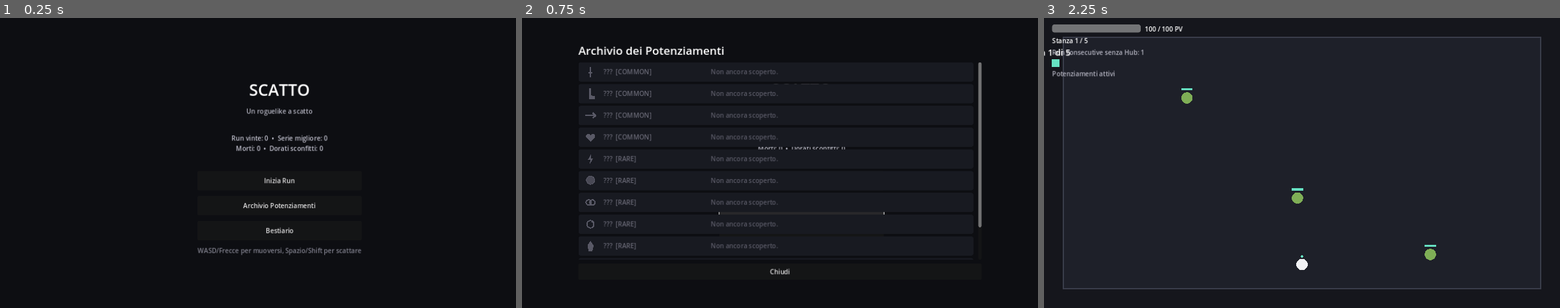
Above: before the commit, frames 1-3 (left to right).
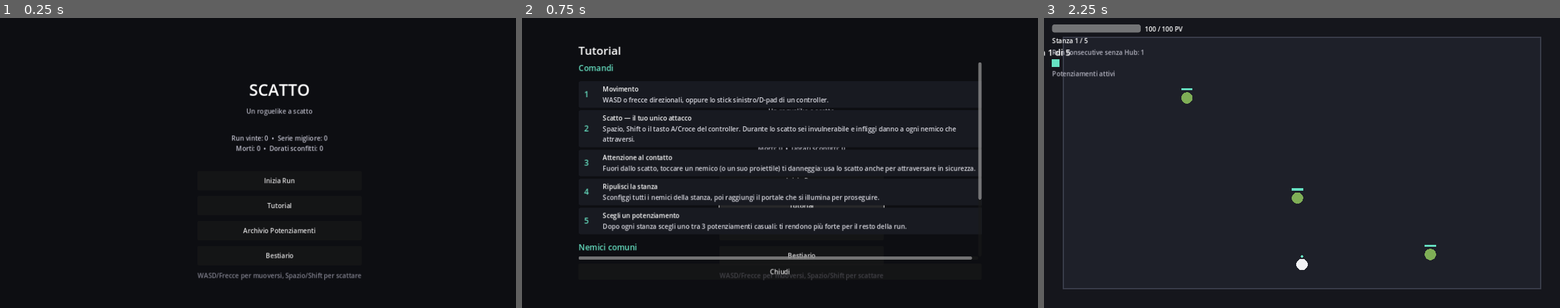
Above: after the commit, the same moments.

Repository: XandredKaze/Scatto
Game: Godot game, scene res://scenes/Main.tscn
Same seed, same stepped clock (60 frames per second), same inputs: the game is played once before the commit and once after it.
Inputs (mouse positions are in pixels of both pictures, inside the frame that each line leads up to):
- Up to frame 1 (0.25 s): no input
- Up to frame 2 (0.75 s): click (800, 206) at 0.5 s, where only the run after the commit has a clickable "Tutorial"
- Up to frame 3 (2.25 s): click "Chiudi" at 1.25 s; click "Inizia Run" at 2 s

The runs differ from the first frame. In frame 1, 1.0% of the frame differs, in the area x 38-70%, y 63-91%; in frame 2, 7.8%, in the area x 10-90%, y 9-91%; in frame 3, nothing differs.

Commit message:
Aggiunge un Tutorial nell'Hub e un pulsante debug per forzare il dorato
Nuova schermata TutorialScreen.gd raggiungibile dall'Hub: spiega passo
per passo i comandi (movimento, scatto, contatto, potenziamenti) e il
comportamento dei nemici comuni, leggendo direttamente da
GameData.ENEMY_TYPES (che contiene solo i nemici comuni). Il Custode,
il Custode Corrotto e la variante dorata non vengono mai menzionati,
per restare una scoperta della run; un test di regressione scansiona
ricorsivamente tutte le etichette del tutorial per garantirlo.

Aggiunge un campo "tip" a ogni nemico comune in GameData.gd con un
consiglio pratico mostrato nel tutorial.

Aggiunge un pulsante "Forza nemico dorato" nella HUD, visibile solo in
modalità debug (--debug-scatto): equivalente al tasto G già esistente,
ma utilizzabile anche con un controller o senza tastiera a portata di
mano durante i test.

Tutti i controlli passano con Godot 4.3 headless (fisica reale inclusa).

Diff:
--- a/scripts/data/GameData.gd
+++ b/scripts/data/GameData.gd
@@ -15,24 +15,28 @@
 		"hp": 30.0, "speed": 95.0, "damage": 8.0, "radius": 14.0, "color": Color8(127, 174, 86),
 		"behavior": "chase", "contact_cooldown": 0.6,
 		"desc": "Un predatore comune che insegue la sua preda senza sosta.",
+		"tip": "Ti insegue senza sosta: scattagli contro per fermarlo.",
 	},
 	"pungiglione": {
 		"id": "pungiglione", "name": "Pungiglione",
 		"hp": 20.0, "speed": 75.0, "damage": 6.0, "radius": 12.0, "color": Color8(63, 184, 175),
 		"behavior": "ranged", "keep_distance": 190.0, "attack_cooldown": 1.4, "projectile_speed": 260.0,
 		"desc": "Mantiene le distanze e colpisce con dardi velenosi a distanza.",
+		"tip": "Mantiene le distanze e spara dardi: scatta verso di lui per chiudere lo spazio.",
 	},
 	"corazzato": {
 		"id": "corazzato", "name": "Corazzato",
 		"hp": 75.0, "speed": 55.0, "damage": 16.0, "radius": 20.0, "color": Color8(138, 109, 75),
 		"behavior": "chase", "contact_cooldown": 0.8, "min_room": 3,
 		"desc": "Una massa corazzata lenta ma devastante da vicino. Appare dalla terza stanza.",
+		"tip": "Lento ma incassa molti colpi e fa male da vicino: colpiscilo e allontanati.",
 	},
 	"sciame": {
 		"id": "sciame", "name": "Sciame",
 		"hp": 10.0, "speed": 135.0, "damage": 5.0, "radius": 9.0, "color": Color8(201, 107, 176),
 		"behavior": "chase", "contact_cooldown": 0.5, "group_min": 3, "group_max": 5, "min_room": 2,
 		"desc": "Piccole creature veloci che attaccano sempre in gruppo. Appaiono dalla seconda stanza.",
+		"tip": "Veloce e fragile, ma attacca in gruppo: un solo scatto ben piazzato può travolgerne più di uno.",
 	},
 }
 
--- a/scripts/ui/HUD.gd
+++ b/scripts/ui/HUD.gd
@@ -83,6 +83,22 @@
 	boss_bar.show_percentage = false
 	boss_panel.add_child(boss_bar)
 
+	if run != null and run.debug_mode:
+		var debug_spacer := Control.new()
+		debug_spacer.custom_minimum_size = Vector2(0, 10)
+		vbox.add_child(debug_spacer)
+
+		var debug_label := Label.new()
+		debug_label.text = "Debug"
+		debug_label.modulate = Color(1, 0.4, 0.4)
+		vbox.add_child(debug_label)
+
+		var force_golden_btn := Button.new()
+		force_golden_btn.text = "Forza nemico dorato (prossima stanza)"
+		force_golden_btn.custom_minimum_size = Vector2(280, 36)
+		force_golden_btn.pressed.connect(func(): run.debug_force_golden = true)
+		vbox.add_child(force_golden_btn)
+
 	banner_label = Label.new()
 	banner_label.horizontal_alignment = HORIZONTAL_ALIGNMENT_CENTER
 	banner_label.set_anchors_preset(Control.PRESET_CENTER_TOP)
--- a/scripts/ui/Hub.gd
+++ b/scripts/ui/Hub.gd
@@ -9,6 +9,7 @@
 
 var archive_panel: ArchiveScreen
 var bestiary_panel: BestiaryScreen
+var tutorial_panel: TutorialScreen
 var stats_label: Label
 
 func _ready() -> void:
@@ -58,6 +59,12 @@
 	start_btn.pressed.connect(func(): start_run_requested.emit())
 	vbox.add_child(start_btn)
 
+	var tutorial_btn := Button.new()
+	tutorial_btn.text = "Tutorial"
+	tutorial_btn.custom_minimum_size = Vector2(260, 48)
+	tutorial_btn.pressed.connect(_open_tutorial)
+	vbox.add_child(tutorial_btn)
+
 	var archive_btn := Button.new()
 	archive_btn.text = "Archivio Potenziamenti"
 	archive_btn.custom_minimum_size = Vector2(260, 48)
@@ -105,3 +112,10 @@
 		add_child(bestiary_panel)
 	bestiary_panel.refresh()
 	bestiary_panel.show()
+
+func _open_tutorial() -> void:
+	if tutorial_panel == null:
+		tutorial_panel = TutorialScreen.new()
+		tutorial_panel.closed.connect(func(): tutorial_panel.hide())
+		add_child(tutorial_panel)
+	tutorial_panel.show()
--- /dev/null
+++ b/scripts/ui/TutorialScreen.gd
@@ -0,0 +1,143 @@
+class_name TutorialScreen
+extends Control
+
+# Tutorial richiamabile dall'Hub: spiega comandi e nemici comuni.
+# Deliberatamente NON menziona il Custode, il Custode Corrotto né la
+# variante dorata degli avversari: quelli restano una scoperta del
+# giocatore durante la run.
+
+signal closed
+
+func _ready() -> void:
+	set_anchors_preset(Control.PRESET_FULL_RECT)
+	var bg := ColorRect.new()
+	bg.color = Color8(10, 11, 15, 255)
+	bg.set_anchors_preset(Control.PRESET_FULL_RECT)
+	add_child(bg)
+
+	var panel := VBoxContainer.new()
+	panel.position = Vector2(140, 60)
+	panel.custom_minimum_size = Vector2(1000, 600)
+	panel.add_theme_constant_override("separation", 10)
+	add_child(panel)
+
+	var title := Label.new()
+	title.text = "Tutorial"
+	title.add_theme_font_size_override("font_size", 28)
+	panel.add_child(title)
+
+	var scroll := ScrollContainer.new()
+	scroll.custom_minimum_size = Vector2(1000, 490)
+	panel.add_child(scroll)
+
+	var content := VBoxContainer.new()
+	content.custom_minimum_size = Vector2(980, 0)
+	content.add_theme_constant_override("separation", 18)
+	scroll.add_child(content)
+
+	content.add_child(_build_section_title("Comandi"))
+	var steps_box := VBoxContainer.new()
+	steps_box.add_theme_constant_override("separation", 6)
+	content.add_child(steps_box)
+	for step in _steps():
+		steps_box.add_child(_build_step_row(step.n, step.title, step.text))
+
+	content.add_child(_build_section_title("Nemici comuni"))
+	var enemies_box := VBoxContainer.new()
+	enemies_box.add_theme_constant_override("separation", 6)
+	content.add_child(enemies_box)
+	for key in GameData.ENEMY_TYPES.keys():
+		enemies_box.add_child(_build_enemy_row(GameData.ENEMY_TYPES[key]))
+
+	var close_btn := Button.new()
+	close_btn.text = "Chiudi"
+	close_btn.custom_minimum_size = Vector2(140, 40)
+	close_btn.pressed.connect(func(): closed.emit())
+	panel.add_child(close_btn)
+
+func _steps() -> Array:
+	return [
+		{"n": 1, "title": "Movimento", "text": "WASD o frecce direzionali, oppure lo stick sinistro/D-pad di un controller."},
+		{"n": 2, "title": "Scatto — il tuo unico attacco", "text": "Spazio, Shift o il tasto A/Croce del controller. Durante lo scatto sei invulnerabile e infliggi danno a ogni nemico che attraversi."},
+		{"n": 3, "title": "Attenzione al contatto", "text": "Fuori dallo scatto, toccare un nemico (o un suo proiettile) ti danneggia: usa lo scatto anche per attraversare in sicurezza."},
+		{"n": 4, "title": "Ripulisci la stanza", "text": "Sconfiggi tutti i nemici della stanza, poi raggiungi il portale che si illumina per proseguire."},
+		{"n": 5, "title": "Scegli un potenziamento", "text": "Dopo ogni stanza scegli uno tra 3 potenziamenti casuali: ti rendono più forte per il resto della run."},
+	]
+
+func _build_section_title(text: String) -> Label:
+	var label := Label.new()
+	label.text = text
+	label.add_theme_font_size_override("font_size", 20)
+	label.modulate = Color(0.4, 0.88, 0.76)
+	return label
+
+func _build_step_row(n: int, step_title: String, text: String) -> Control:
+	var row := PanelContainer.new()
+	row.add_theme_stylebox_override("panel", _row_style())
+
+	var hbox := HBoxContainer.new()
+	hbox.add_theme_constant_override("separation", 16)
+	row.add_child(hbox)
+
+	var number_label := Label.new()
+	number_label.text = str(n)
+	number_label.custom_minimum_size = Vector2(30, 0)
+	number_label.add_theme_font_size_override("font_size", 20)
+	number_label.modulate = Color(0.4, 0.88, 0.76)
+	hbox.add_child(number_label)
+
+	var vbox := VBoxContainer.new()
+	vbox.size_flags_horizontal = Control.SIZE_EXPAND_FILL
+	hbox.add_child(vbox)
+
+	var title_label := Label.new()
+	title_label.text = step_title
+	vbox.add_child(title_label)
+
+	var text_label := Label.new()
+	text_label.text = text
+	text_label.custom_minimum_size = Vector2(880, 0)
+	text_label.size_flags_horizontal = Control.SIZE_EXPAND_FILL
+	text_label.autowrap_mode = TextServer.AUTOWRAP_WORD
+	text_label.modulate = Color(0.85, 0.85, 0.88)
+	vbox.add_child(text_label)
+
+	return row
+
+func _build_enemy_row(entry: Dictionary) -> Control:
+	var row := PanelContainer.new()
+	row.add_theme_stylebox_override("panel", _row_style())
+
+	var hbox := HBoxContainer.new()
+	hbox.add_theme_constant_override("separation", 16)
+	row.add_child(hbox)
+
+	var icon := PowerupIcon.new()
+	icon.custom_minimum_size = Vector2(28, 28)
+	icon.set_icon("circle", entry.color)
+	hbox.add_child(icon)
+
+	var name_label := Label.new()
+	name_label.text = entry.name
+	name_label.custom_minimum_size = Vector2(160, 0)
+	hbox.add_child(name_label)
+
+	var tip_label := Label.new()
+	tip_label.text = entry.get("tip", entry.desc)
+	tip_label.custom_minimum_size = Vector2(760, 0)
+	tip_label.size_flags_horizontal = Control.SIZE_EXPAND_FILL
+	tip_label.autowrap_mode = TextServer.AUTOWRAP_WORD
+	tip_label.modulate = Color(0.85, 0.85, 0.88)
+	hbox.add_child(tip_label)
+
+	return row
+
+func _row_style() -> StyleBoxFlat:
+	var sb := StyleBoxFlat.new()
+	sb.bg_color = Color8(24, 26, 33, 255)
+	sb.set_corner_radius_all(6)
+	sb.content_margin_left = 14.0
+	sb.content_margin_right = 14.0
+	sb.content_margin_top = 8.0
+	sb.content_margin_bottom = 8.0
+	return sb
--- a/tests/SmokeTest.gd
+++ b/tests/SmokeTest.gd
@@ -17,6 +17,8 @@
 	await _test_gamepad_input()
 	await _test_real_dash_collision()
 	await _test_boss_attack_patterns()
+	await _test_tutorial_screen_has_no_spoilers()
+	await _test_hud_debug_golden_button()
 
 	SaveManager.reset_all()
 
@@ -117,6 +119,67 @@
 
 	print("=== TUTTI I CONTROLLI SUPERATI ===")
 	get_tree().quit()
+
+func _test_tutorial_screen_has_no_spoilers() -> void:
+	print("--- Test Tutorial (nessuna anticipazione su boss/dorato) ---")
+	var tutorial := TutorialScreen.new()
+	add_child(tutorial)
+
+	var texts: Array = []
+	_collect_label_texts(tutorial, texts)
+	_assert(texts.size() > 0, "il tutorial non contiene alcun testo")
+
+	var forbidden := ["custode", "corrotto", "dorat", "boss"]
+	for text in texts:
+		var lowered: String = String(text).to_lower()
+		for word in forbidden:
+			_assert(not lowered.contains(word), "il tutorial rivela '%s' nel testo: %s" % [word, text])
+
+	print("Tutorial: %d etichette, nessuna anticipazione su boss/dorato" % texts.size())
+	tutorial.queue_free()
+	await get_tree().process_frame
+
+func _collect_label_texts(node: Node, out: Array) -> void:
+	if node is Label:
+		out.append(node.text)
+	for child in node.get_children():
+		_collect_label_texts(child, out)
+
+func _test_hud_debug_golden_button() -> void:
+	print("--- Test pulsante debug 'Forza nemico dorato' in HUD ---")
+	var r := Run.new()
+	add_child(r)
+
+	# Verifica negativa: senza debug_mode il pulsante non deve esistere.
+	var normal_button := _find_button_with_text(r.hud, "Forza nemico dorato")
+	_assert(normal_button == null, "il pulsante di debug è presente anche senza modalità debug")
+
+	# Forza debug_mode e ricrea una HUD isolata per verificare il pulsante,
+	# indipendentemente dagli argomenti con cui è stato avviato il processo.
+	r.debug_mode = true
+	var debug_hud := HUD.new()
+	debug_hud.run = r
+	add_child(debug_hud)
+
+	var found_button := _find_button_with_text(debug_hud, "Forza nemico dorato")
+	_assert(found_button != null, "il pulsante di debug 'Forza nemico dorato' non è presente con debug_mode attivo")
+	_assert(not r.debug_force_golden, "debug_force_golden dovrebbe partire disattivato")
+	found_button.pressed.emit()
+	_assert(r.debug_force_golden, "il pulsante di debug non ha impostato debug_force_golden")
+	print("Pulsante debug 'Forza nemico dorato': OK")
+
+	debug_hud.queue_free()
+	r.queue_free()
+	await get_tree().process_frame
+
+func _find_button_with_text(node: Node, text: String) -> Button:
+	if node is Button and String(node.text).contains(text):
+		return node
+	for child in node.get_children():
+		var found := _find_button_with_text(child, text)
+		if found != null:
+			return found
+	return null
 
 func _test_gamepad_input() -> void:
 	print("--- Test input da controller (eventi joypad simulati) ---")
Not shown, changed: README.md
